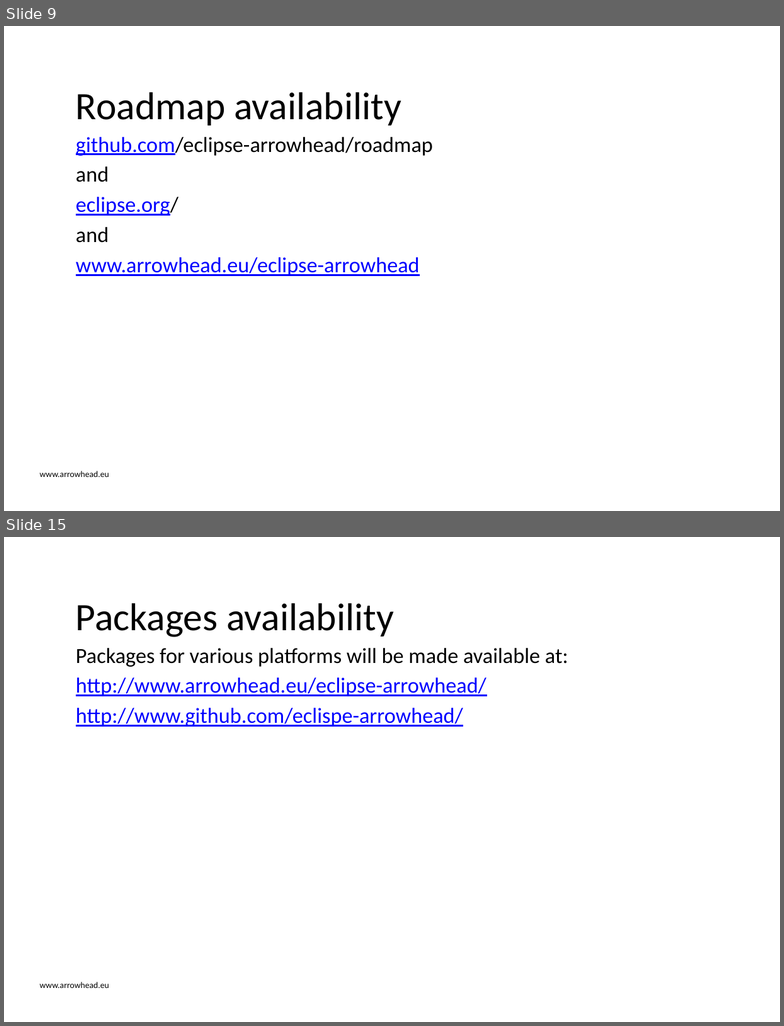
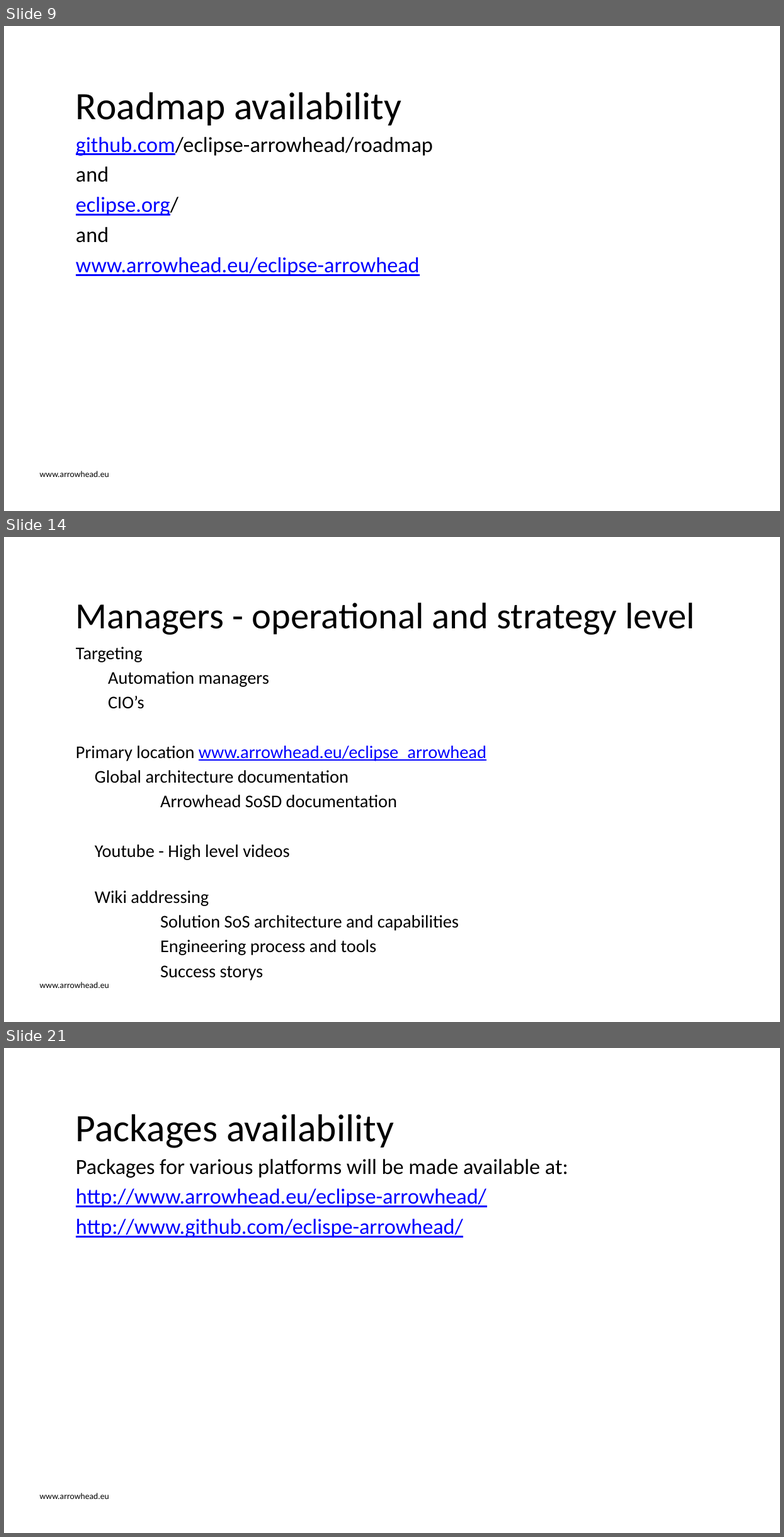
Before and after one commit to eclipse-arrowhead/roadmap, a slide deck: Governanace_strategy/Eclipse_Arrowhead_Roadmap_organisation.pptx. Shown one above the other, each under a label of ours: slides 9 and 15 before the commit, slides 9, 14 and 21 after it; the slides between them are not shown. The pictures are 784x1026 and 784x1537 pixels, drawn with LibreOffice and Linux fonts; fonts in the diff are those of the drawing; background and template pictures are left out. Boxes give left, top, right and bottom in pixels: in the first picture for what was removed or moved away, otherwise in the second. Text is boxed around its words. In the diff, an @@ line names an element or a change of style, - is before the commit and + after.

Commit message:
Roadmap WG MoM 210609
Including Documentation strategy in the Roadmap governance document

```diff
--- a/Governanace_strategy/Eclipse_Arrowhead_Roadmap_organisation.pptx
+++ b/Governanace_strategy/Eclipse_Arrowhead_Roadmap_organisation.pptx
@@ slide 14 added at bbox=[4, 537, 780, 1022], background #FFFFFF; not listed: 1 template element that a slide beside it also shows @@
@@ title added at bbox=[76, 603, 695, 635], 34.2 pt, text #000000 @@
+Managers - operational and strategy level
@@ text added at bbox=[76, 647, 487, 981], 16.6 pt, text #000000 @@
+Targeting
+  Automation managers
+  CIO’s
+Primary location www.arrowhead.eu/eclipse_arrowhead
+  Global architecture documentation
+    Arrowhead SoSD documentation
+  Youtube - High level videos
+  Wiki addressing
+    Solution SoS architecture and capabilities
+    Engineering process and tools
+    Success storys
@@ what was slide 15 is now slide 21 @@
```
Also in this commit, not shown: 7 slides changed, 5 other slides added, 6 other files.
